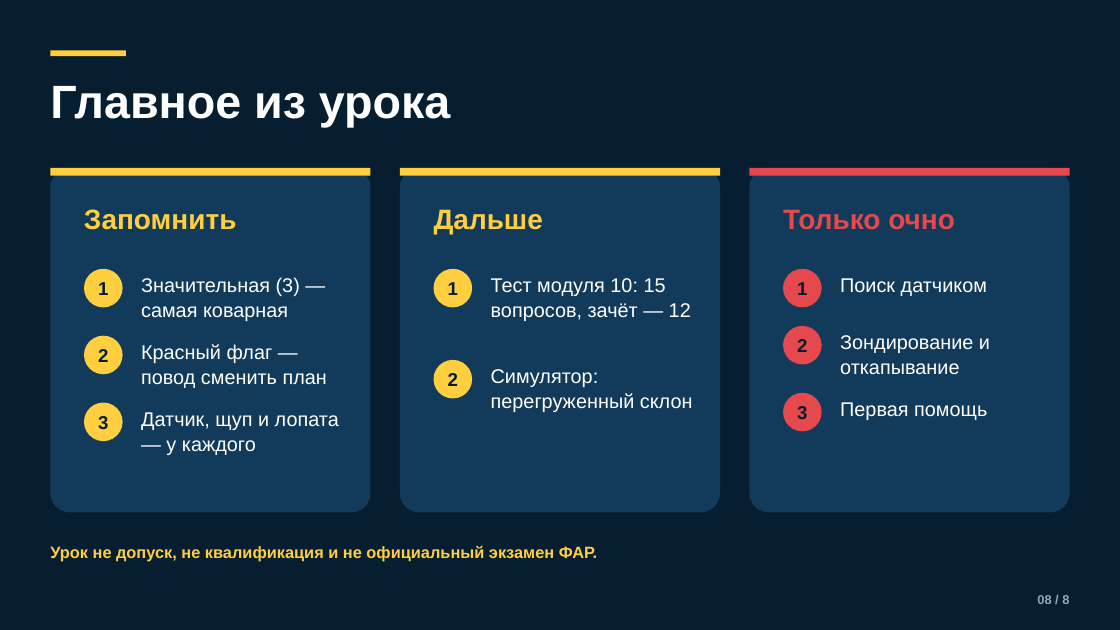
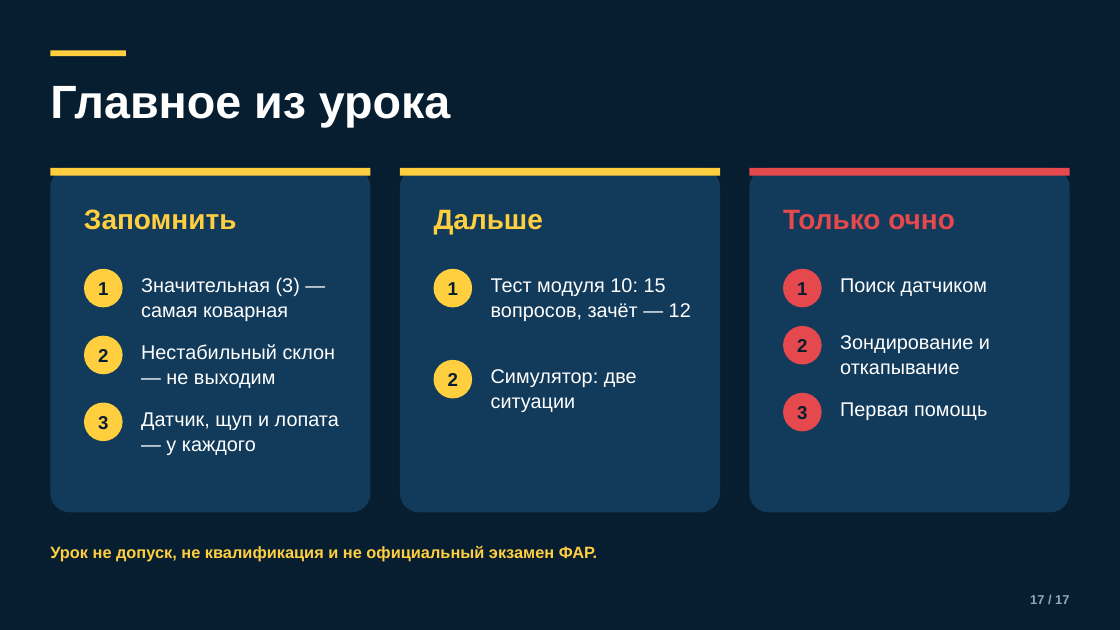
Before and after one commit to kirill54/far-education, a slide deck: slide 17 of presentations/lessons/M10-3_na-lavinoopasnom-marshrute.pptx (slide 8 before the commit). Drawn at 1120x630 pixels with LibreOffice and Linux fonts; fonts in the diff are those of the drawing. Boxes give left, top, right and bottom in pixels: in the first picture for what was removed or moved away, otherwise in the second. Text is boxed around its words. In the diff, an @@ line names an element or a change of style, - is before the commit and + after.

```diff
--- a/presentations/lessons/M10-3_na-lavinoopasnom-marshrute.pptx
+++ b/presentations/lessons/M10-3_na-lavinoopasnom-marshrute.pptx
@@ text at (141, 344, 336, 388): text changed @@
-Красный флаг — повод сменить план
+Нестабильный склон — не выходим
@@ text at (491, 369, 637, 412): text changed @@
-Симулятор: перегруженный склон
+Симулятор: две ситуации
@@ text at (1030, 595, 1069, 604): text changed @@
-08 / 8
+17 / 17
```
Also in this commit, not shown: 7 other slides changed, 9 slides added, 32 other files.
